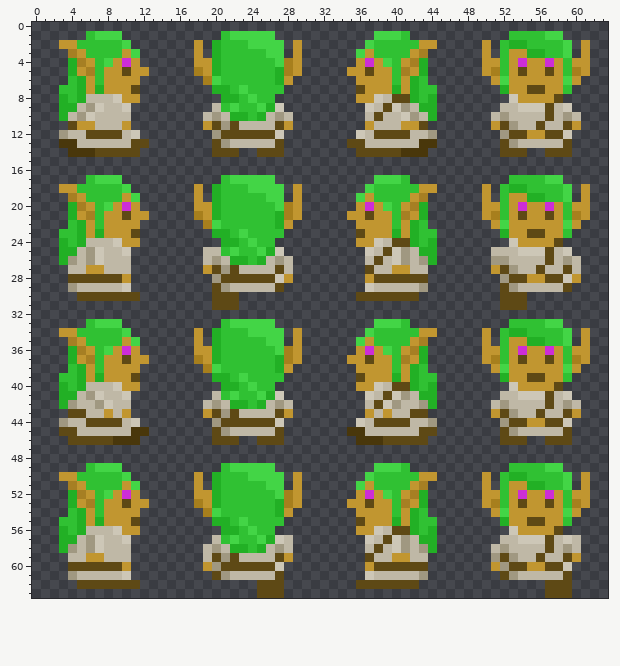
One commit to this pixel-art sprite: core/assets/hero.png. The picture above was drawn from the file before the commit.
The file is 64x64 pixels.
The result:
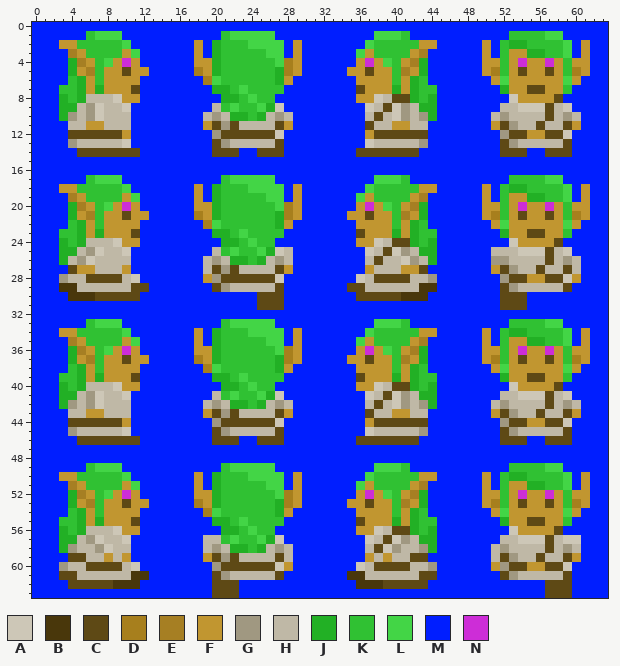
Palette (. is transparent): A #cdc7b7  B #49370b  C #5e4915  D #a77f1d  E #a67f23  F #c19630  G #a09881  H #bfb8a6  J #22b025  K #30c133  L #43d546  M #001eff  N #cd2dd7
The commit says: Rearanged animations for ease of implimentation
What changed:
Changed rows in their new state; - is an unchanged pixel.
first column x 0:
 0 MMMMMMMMMMMMMMMMMMMMMMMMMMMMMMMMMMMMMMMMMMMMMMMMMMMMMMMMMMMMMMMM
 1 MMMMMM----MMMMMMMMMMM------MMMMMMMMMMM----MMMMMMMMMMM------MMMMM
 2 MMM--------MMMMMMM-M--------M-MMMMMMM--------MMMMM-M--------M-MM
 3 MMMM--------MMMMMM-M--------M-MMMMMM--------MMMMMM-M--------M-MM
 4 MMMM--------MMMMMM------------MMMMMM--------MMMMMM------------MM
 5 MMMM---------MMMMM------------MMMMM---------MMMMMM------------MM
 6 MMMM--------MMMMMMM----------MMMMMMM--------MMMMMMM----------MMM
 7 MMM---------MMMMMMMM--------MMMMMMMM---------MMMMMMM--------MMMM
 8 MMM---------MMMMMMMMM------MMMMMMMMM---------MMMMMMMM------MMMMM
 9 MMM--------MMMMMMMMM--------MMMMMMMMM--------MMMMMMM--------MMMM
10 MMM-GHGA---MMMMMMMM----------MMMMMMMM---AGHG-MMMMMM----------MMM
11 MMMMHH-F--HMMMMMMMM----------MMMMMMMMC--F-HHMMMMMMM----------MMM
12 MMMMCC----FMMMMMMMMM--------MMMMMMMMMF----CCMMMMMMMM--------MMMM
13 MMMMG-----AMMMMMMMMM--------MMMMMMMMMA-----GMMMMMMMM--------MMMM
14 MMMMMCC-----MMMMMMMM---MM---MMMMMMMM-----CCMMMMMMMMM---MM---MMMM
15 MMMMMMMMMMMMMMMMMMMMMMMMMMMMMMMMMMMMMMMMMMMMMMMMMMMMMMMMMMMMMMMM
16 MMMMMMMMMMMMMMMMMMMMMMMMMMMMMMMMMMMMMMMMMMMMMMMMMMMMMMMMMMMMMMMM
17 MMMMMM----MMMMMMMMMMM------MMMMMMMMMMM----MMMMMMMMMMM------MMMMM
18 MMM--------MMMMMMM-M--------M-MMMMMMM--------MMMMM-M--------M-MM
19 MMMM--------MMMMMM-M--------M-MMMMMM--------MMMMMM-M--------M-MM
20 MMMM--------MMMMMM------------MMMMMM--------MMMMMM------------MM
21 MMMM---------MMMMM------------MMMMM---------MMMMMM------------MM
22 MMMM--------MMMMMMM----------MMMMMMM--------MMMMMMM----------MMM
23 MMM---------MMMMMMMM--------MMMMMMMM---------MMMMMMM--------MMMM
24 MMM---------MMMMMMMMM------MMMMMMMMM---------MMMMMMMM------MMMMM
25 MMM--------MMMMMMMMM--------HMMMMMMMM--------MMMMMM---------MMMM
26 MMM-HGAH---MMMMMMMM----------MMMMMMMM---HAGH-MMMMMM----------MMM
27 MMMMCF-H--FMMMMMMMMH--------FMMMMMMMMF--H-FCMMMMMMM----------MMM
28 MMMGHH----HAMMMMMMMF--------MMMMMMMMAH----HHGMMMMMMM---------MMM
29 MMMBB-----HCCMMMMMMM--------MMMMMMMCCH-----BBMMMMMMM--------MMMM
30 MMMMBBB-----MMMMMMMMMMMMMCCCMMMMMMMM-----BBBMMMMMMMM---MMMMMMMMM
31 MMMMMMMMMMMMMMMMMMMMMMMMMCCCMMMMMMMMMMMMMMMMMMMMMMMM---MMMMMMMMM
32 MMMMMMMMMMMMMMMMMMMMMMMMMMMMMMMMMMMMMMMMMMMMMMMMMMMMMMMMMMMMMMMM
33 MMMMMM----MMMMMMMMMMM------MMMMMMMMMMM----MMMMMMMMMMM------MMMMM
34 MMM--------MMMMMMM-M--------M-MMMMMMM--------MMMMM-M--------M-MM
35 MMMM--------MMMMMM-M--------M-MMMMMM--------MMMMMM-M--------M-MM
36 MMMM--------MMMMMM------------MMMMMM--------MMMMMM------------MM
37 MMMM---------MMMMM------------MMMMM---------MMMMMM------------MM
38 MMMM--------MMMMMMM----------MMMMMMM--------MMMMMMM----------MMM
39 MMM---------MMMMMMMM--------MMMMMMMM---------MMMMMMM--------MMMM
40 MMM---------MMMMMMMMM------MMMMMMMMM---------MMMMMMMM------MMMMM
41 MMM--------MMMMMMMMM--------MMMMMMMMM--------MMMMMMM--------MMMM
42 MMM---GAH--MMMMMMMM----------MMMMMMMM--HAG---MMMMMM----------MMM
43 MMMMHHFFH-HMMMMMMMM----------MMMMMMMMC-HFFHHMMMMMMM----------MMM
44 MMMMCC----FMMMMMMMMM--------MMMMMMMMMF----CCMMMMMMMM--------MMMM
45 MMMMG-----AMMMMMMMMM--------MMMMMMMMMA-----GMMMMMMMM--------MMMM
46 MMMMM----CCCMMMMMMMM---MM---MMMMMMMMCCC----MMMMMMMMM---MM---MMMM
47 MMMMMMMMMMMMMMMMMMMMMMMMMMMMMMMMMMMMMMMMMMMMMMMMMMMMMMMMMMMMMMMM
48 MMMMMMMMMMMMMMMMMMMMMMMMMMMMMMMMMMMMMMMMMMMMMMMMMMMMMMMMMMMMMMMM
49 MMMMMM----MMMMMMMMMMM------MMMMMMMMMMM----MMMMMMMMMMM------MMMMM
50 MMM--------MMMMMMM-M--------M-MMMMMMM--------MMMMM-M--------M-MM
51 MMMM--------MMMMMM-M--------M-MMMMMM--------MMMMMM-M--------M-MM
52 MMMM--------MMMMMM------------MMMMMM--------MMMMMM------------MM
53 MMMM---------MMMMM------------MMMMM---------MMMMMM------------MM
54 MMMM--------MMMMMMM----------MMMMMMM--------MMMMMMM----------MMM
55 MMM---------MMMMMMMM--------MMMMMMMM---------MMMMMMM--------MMMM
56 MMM---------MMMMMMMMM------MMMMMMMMM---------MMMMMMMM------MMMMM
57 MMM--------MMMMMMMMH--------MMMMMMMMM--------MMMMMMM--------AMMM
58 MMM---HGA--MMMMMMMM----------MMMMMMMM--AGH---MMMMMM----------MMM
59 MMMMCCHHF-FMMMMMMMMF--------HMMMMMMMMF-FHHCCMMMMMMMH---------MMM
60 MMMGHH----HAMMMMMMMM--------FMMMMMMMAH----HHGMMMMMM---------MMMM
61 MMMCC-----HBBMMMMMMM--------MMMMMMMBBH-----CCMMMMMMM--------MMMM
62 MMMMC----BBBMMMMMMMMCCCMMMMMMMMMMMMMBBB----CMMMMMMMMMMMMM---MMMM
63 MMMMMMMMMMMMMMMMMMMMCCCMMMMMMMMMMMMMMMMMMMMMMMMMMMMMMMMMM---MMMM
Pixel boxes of the changes (left, top, right, bottom) in both pictures:
changed: (32, 22, 608, 598)
